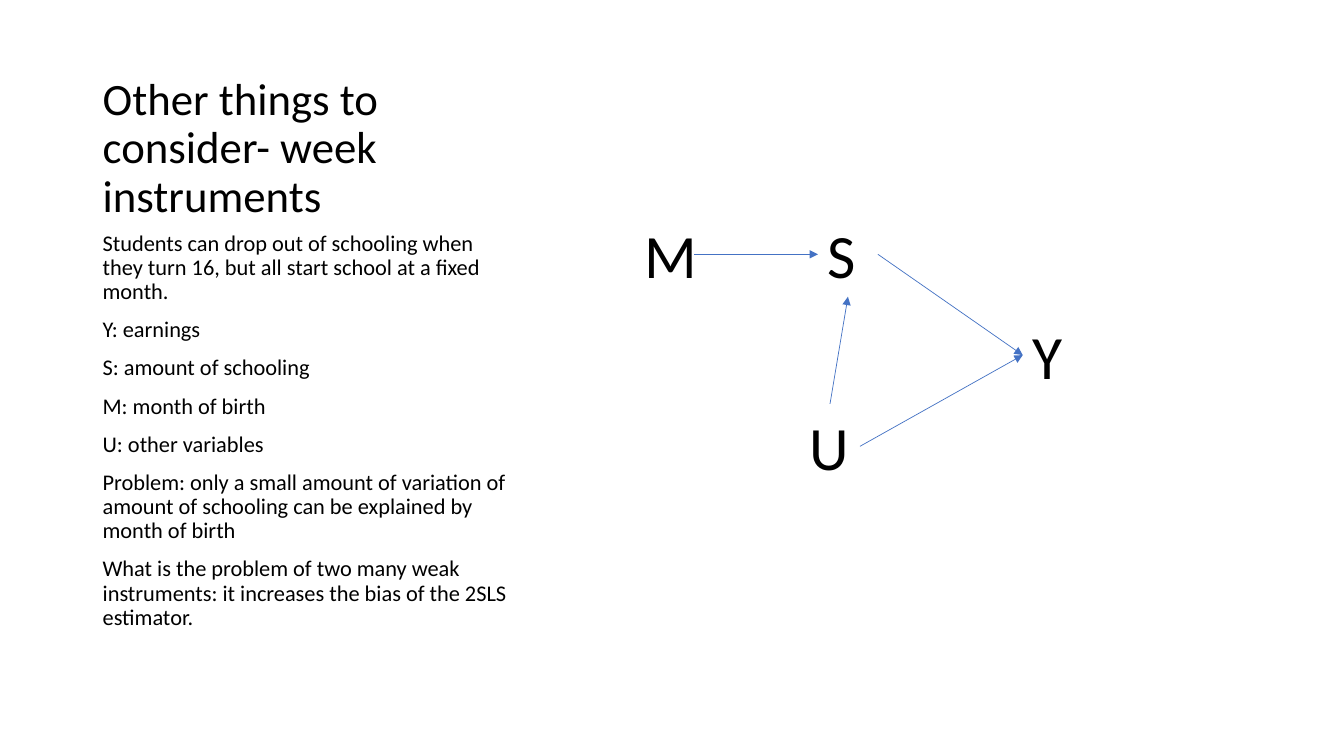
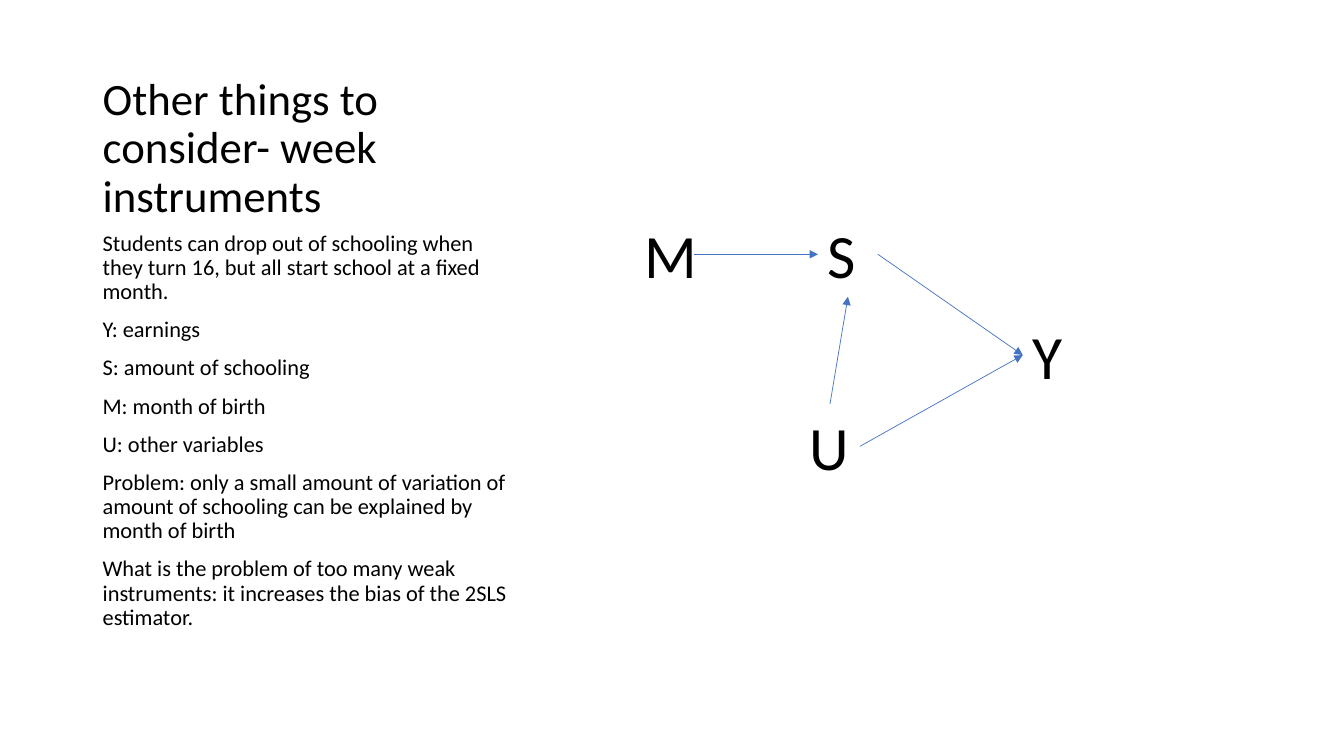
Before and after one commit to GeorgianaLiang/intro_to_econometrics, a slide deck: slide 10 of powerpoints/instrumental_variables.pptx. Drawn at 1344x756 pixels with LibreOffice and Linux fonts; fonts in the diff are those of the drawing. Boxes give left, top, right and bottom in pixels: in the first picture for what was removed or moved away, otherwise in the second. Text is boxed around its words. In the diff, an @@ line names an element or a change of style, - is before the commit and + after.

```diff
--- a/powerpoints/instrumental_variables.pptx
+++ b/powerpoints/instrumental_variables.pptx
@@ text at <box>103,560,506,625</box>: text changed @@
-What is the problem of two many weak instruments: it increases the bias of the 2SLS estimator.
+What is the problem of too many weak instruments: it increases the bias of the 2SLS estimator.
```
Also in this commit, not shown: 1 other file.
